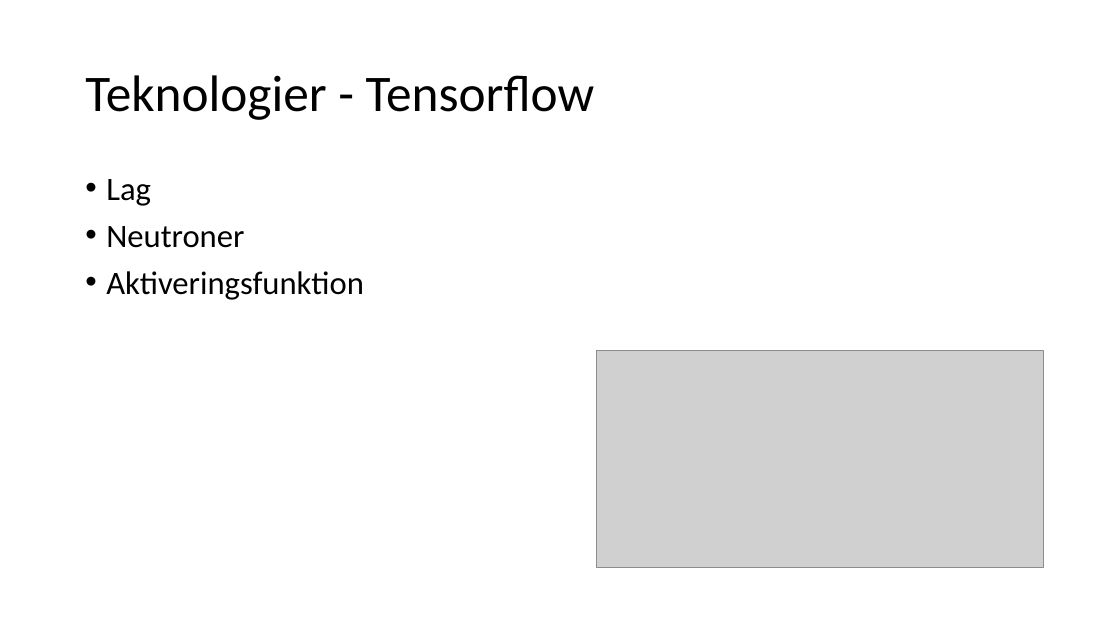
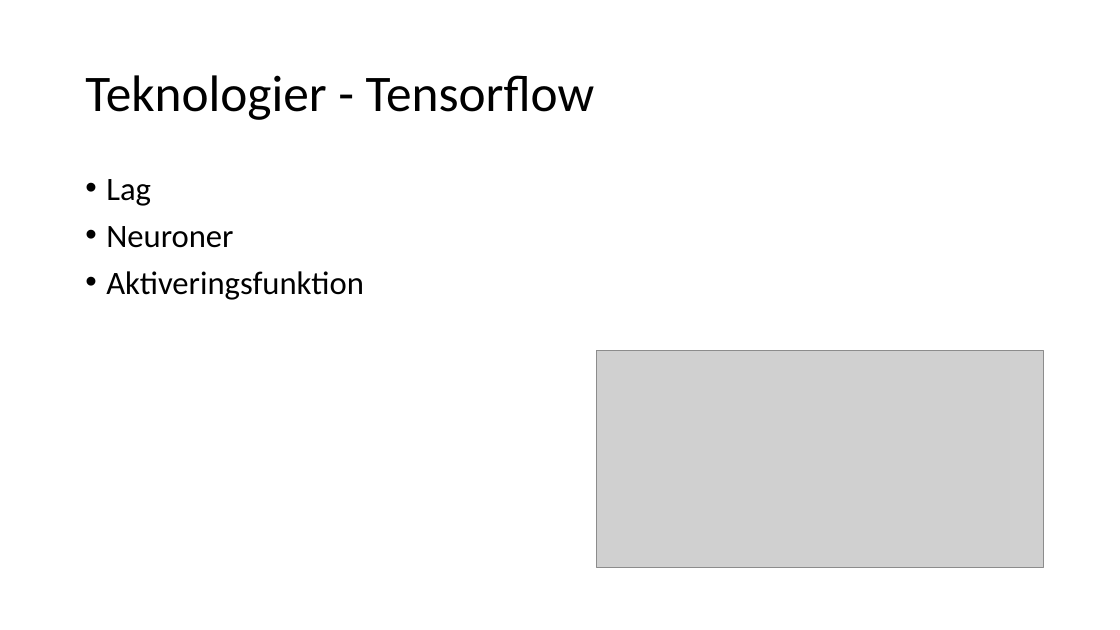
Before and after one commit to cba-dat-sem4-python-group/Exam, a slide deck: slide 5 of Presentation.pptx (slide 4 before the commit). Drawn at 1120x630 pixels with LibreOffice and Linux fonts; fonts in the diff are those of the drawing; grey boxes stand for pictures. Boxes give left, top, right and bottom in pixels: in the first picture for what was removed or moved away, otherwise in the second. Text is boxed around its words. In the diff, an @@ line names an element or a change of style, - is before the commit and + after.

Commit message:
made powerpoint

```diff
--- a/Presentation.pptx
+++ b/Presentation.pptx
@@ text at [106,226,233,248]: text changed @@
-• Neutroner
+• Neuroner
```
Also in this commit, not shown: 1 other slide changed, 1 slide added.
